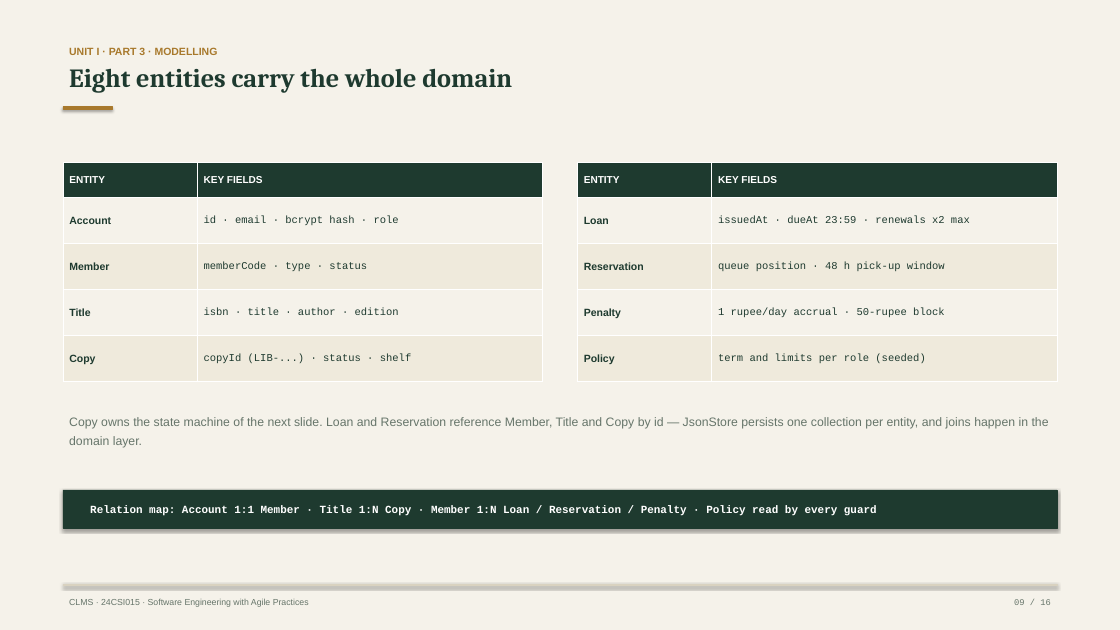
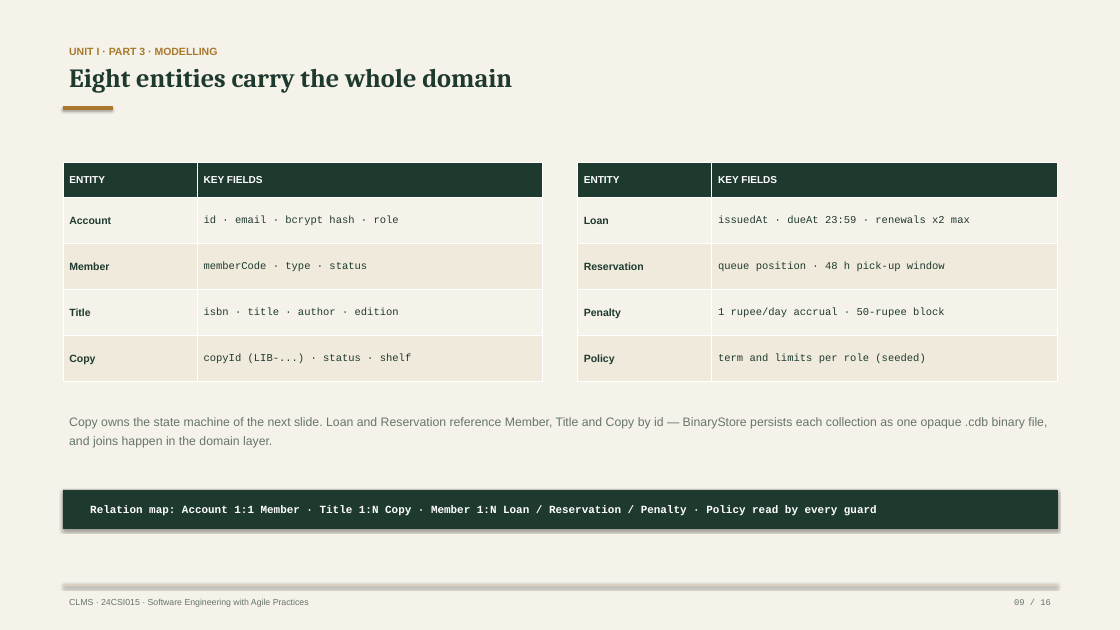
Before and after one commit to nidhish28guhan-netizen/kct-library, a slide deck: slide 9 of presentation/unit-1/CLMS-Unit-1-SE-Fundamentals-and-Design.pptx. Drawn at 1120x630 pixels with LibreOffice and Linux fonts; fonts in the diff are those of the drawing. Boxes give left, top, right and bottom in pixels: in the first picture for what was removed or moved away, otherwise in the second. Text is boxed around its words. In the diff, an @@ line names an element or a change of style, - is before the commit and + after.

Commit message:
docs: sync all evidence to binary-store build — re-measured metrics
Unit I §4.3 rewritten as the binary-file persistence decision (CDB1
header, MessagePack+deflate payload, CRC32-on-read, one-time JSON
migration). All counts re-measured, not edited: 123 tests (71 unit +
52 integration), 1,585 LOC / 321 fns, avg CC 2.15, coverage 82.38/66.61/
76.25/88.84 (store 92.12, routes 85.51). COCOMO recomputed on 1.585
KLOC (3.89 PM, 3.93-month schedule, 1.8x capacity ratio). Defect log
grows AUTH-001 (/auth/me principal-shape drift on refresh) and E2E-004
(.stat commit race) — both found and closed this round, with the
regression assertions named. Deck generators + exported PPTX rebuilt
from the corrected sources.

```diff
--- a/presentation/unit-1/CLMS-Unit-1-SE-Fundamentals-and-Design.pptx
+++ b/presentation/unit-1/CLMS-Unit-1-SE-Fundamentals-and-Design.pptx
@@ text at (x1=69, y1=417, x2=1047, y2=448): text changed @@
-Copy owns the state machine of the next slide. Loan and Reservation reference Member, Title and Copy by id — JsonStore persists one collection per entity, and joins happen in the domain layer.
+Copy owns the state machine of the next slide. Loan and Reservation reference Member, Title and Copy by id — BinaryStore persists each collection as one opaque .cdb binary file, and joins happen in the domain layer.
```
Also in this commit, not shown: 3 other slides changed, 22 other files.
